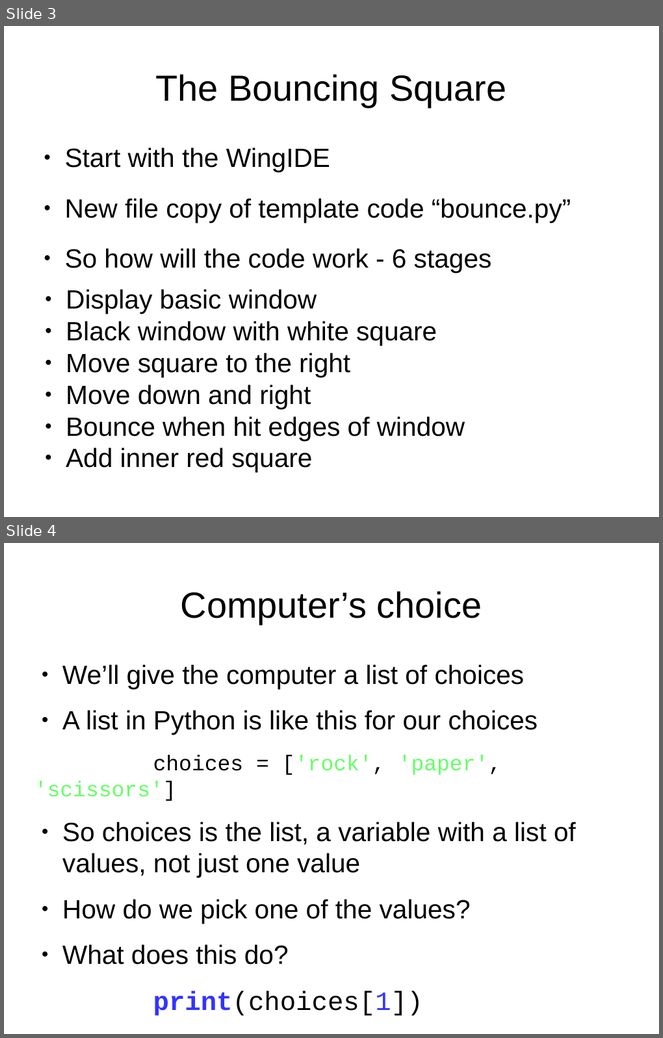
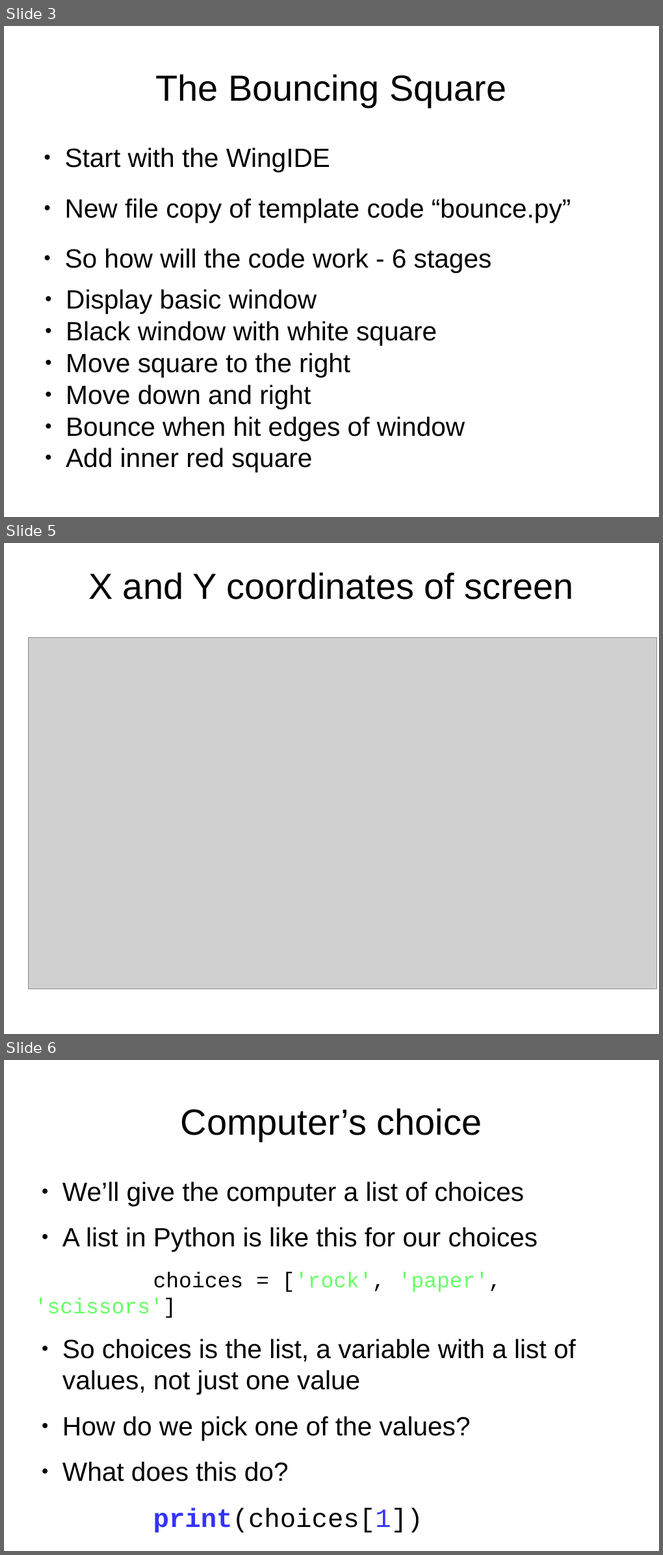
Before and after one commit to timzhood/python-rock, a slide deck: docs/bouncing_rectangle.odp. Shown one above the other, each under a label of ours: slides 3 and 4 before the commit, slides 3, 5 and 6 after it; the slides between them are not shown. The pictures are 663x1038 and 663x1555 pixels, drawn with LibreOffice and Linux fonts; fonts in the diff are those of the drawing; grey boxes stand for pictures. Boxes give left, top, right and bottom in pixels: in the first picture for what was removed or moved away, otherwise in the second. Text is boxed around its words. In the diff, an @@ line names an element or a change of style, - is before the commit and + after.

Commit message:
Added diagrams and code change pictures.

```diff
--- a/docs/bouncing_rectangle.odp
+++ b/docs/bouncing_rectangle.odp
@@ slide 5 added at (4, 543, 659, 1034), background #FFFFFF @@
@@ text added at (88, 572, 574, 600), 44 pt, text #000000 @@
+X and Y coordinates of screen
@@ picture added at (29, 637, 657, 990) @@
@@ what was slide 4 is now slide 6 @@
```
Also in this commit, not shown: 1 other slide added.
